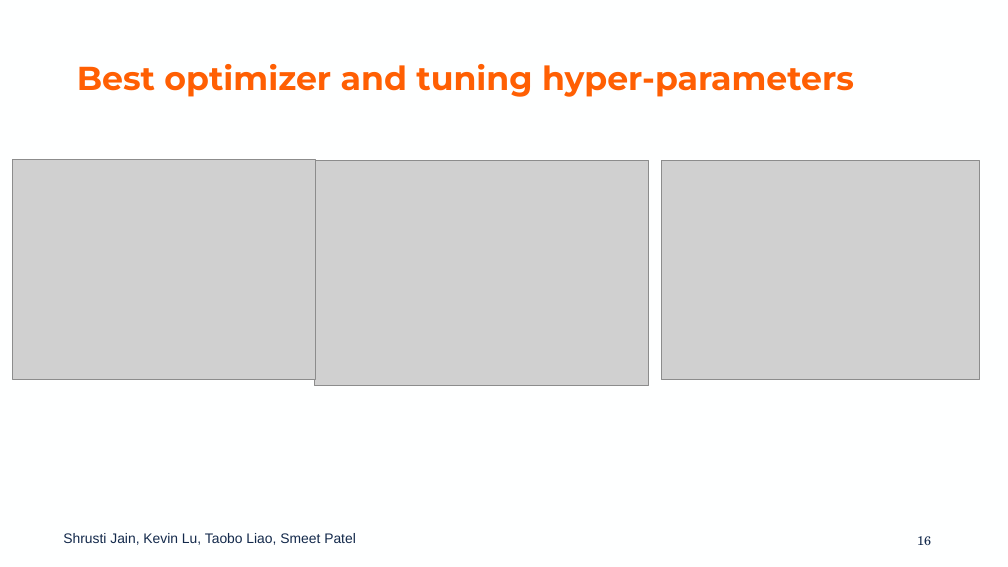
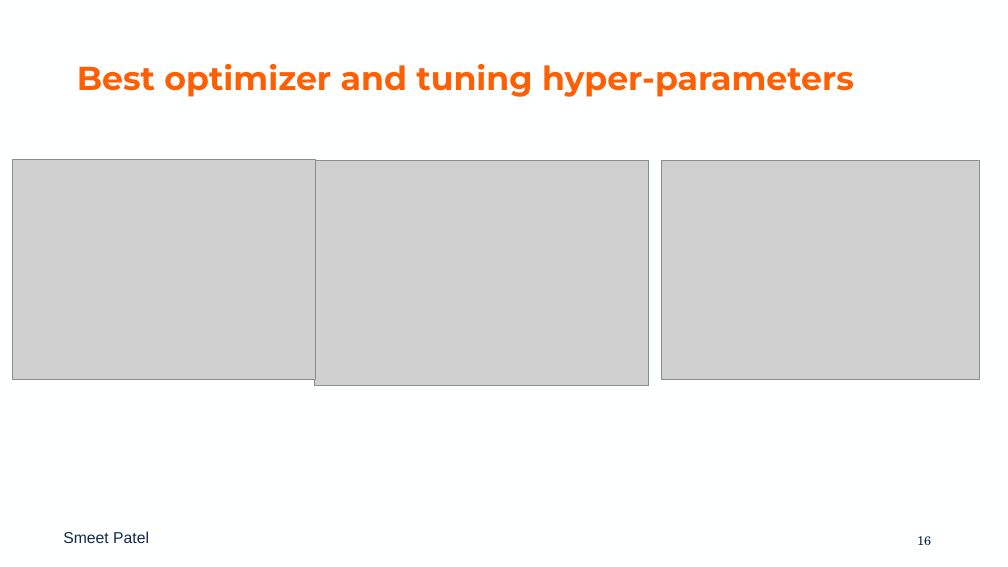
Before and after one commit to kslu2/Predicting_LA_Crimes, a slide deck: slide 16 of Project Presentation.pptx. Drawn at 1008x567 pixels with LibreOffice and Linux fonts; fonts in the diff are those of the drawing; grey boxes stand for pictures; background and template pictures are left out. Boxes give left, top, right and bottom in pixels: in the first picture for what was removed or moved away, otherwise in the second. Text is boxed around its words. In the diff, an @@ line names an element or a change of style, - is before the commit and + after.

```diff
--- a/Project Presentation.pptx
+++ b/Project Presentation.pptx
@@ text at (63,531,149,543): text changed; size 13.2 to 15 pt @@
-Shrusti Jain, Kevin Lu, Taobo Liao, Smeet Patel
+Smeet Patel
```
Also in this commit, not shown: 19 other slides changed, 5 slides added, 4 slides removed, 3 other files.
